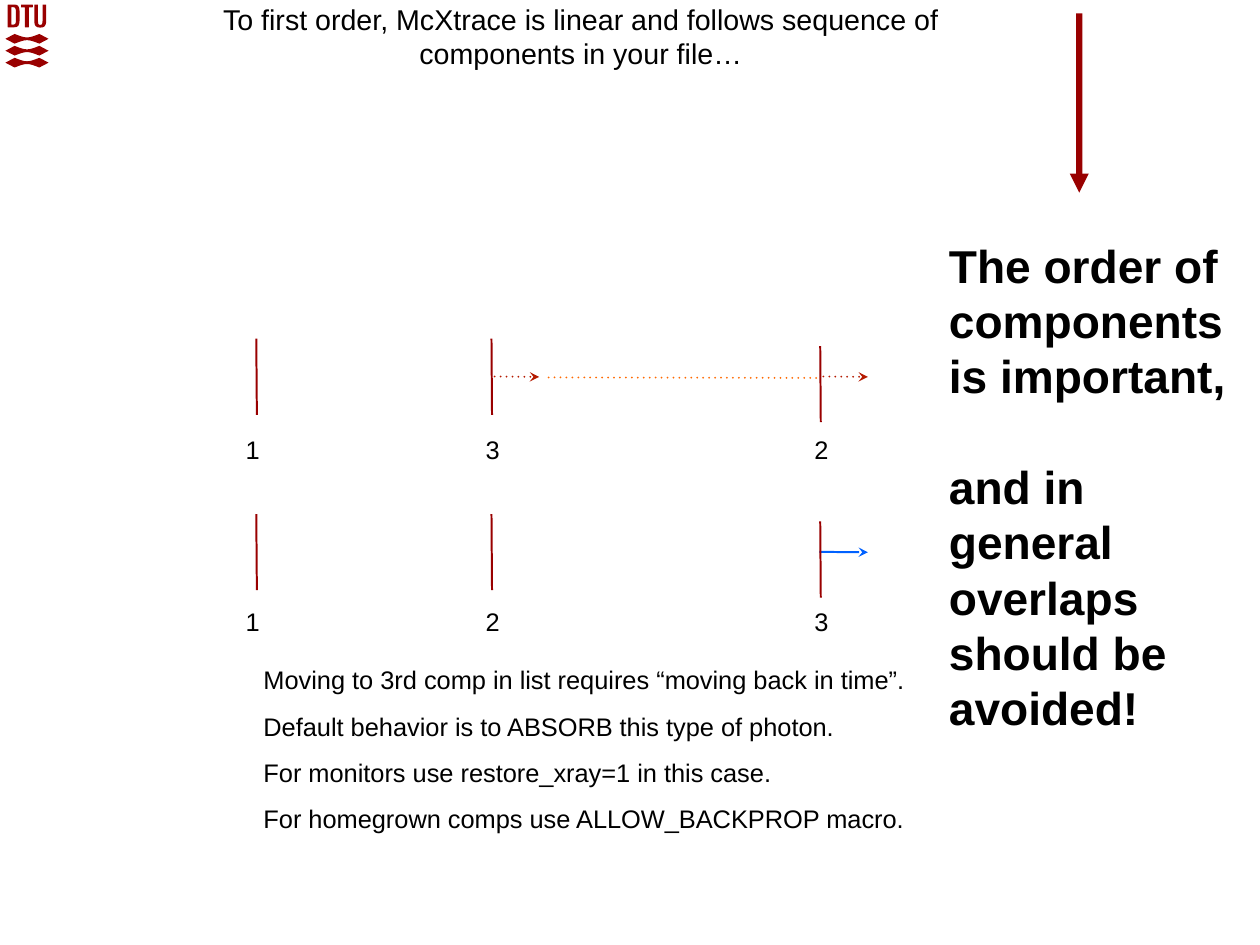
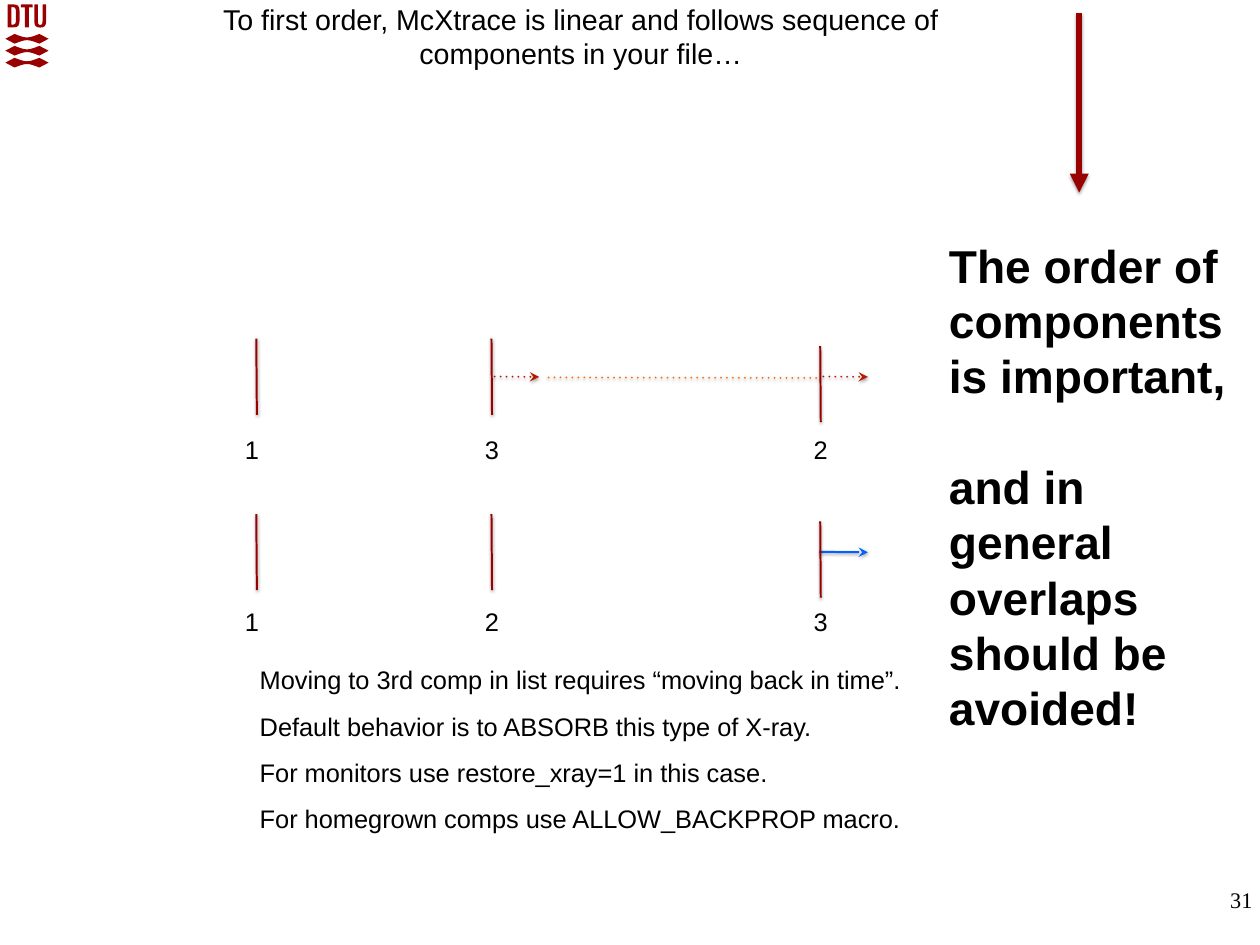
Before and after one commit to McStasMcXtrace/Schools, a slide deck: slide 31 of SOLEIL_March_2022/Day2_Thursday_March_10th/3_Components/McXtrace_component_and_instrument_concepts.pptx. Drawn at 1260x945 pixels with LibreOffice and Linux fonts; fonts in the diff are those of the drawing; background and template pictures are left out. Boxes give left, top, right and bottom in pixels: in the first picture for what was removed or moved away, otherwise in the second. Text is boxed around its words. In the diff, an @@ line names an element or a change of style, - is before the commit and + after.

```diff
--- a/SOLEIL_March_2022/Day2_Thursday_March_10th/3_Components/McXtrace_component_and_instrument_concepts.pptx
+++ b/SOLEIL_March_2022/Day2_Thursday_March_10th/3_Components/McXtrace_component_and_instrument_concepts.pptx
@@ text at bbox=[260, 717, 811, 741]: text changed @@
-Default behavior is to ABSORB this type of photon.
+Default behavior is to ABSORB this type of X-ray.
@@ page number added at bbox=[1230, 893, 1252, 909], 14 pt, text #000000 @@
+31
```
Also in this commit, not shown: 30 other slides changed, 2 other files.
